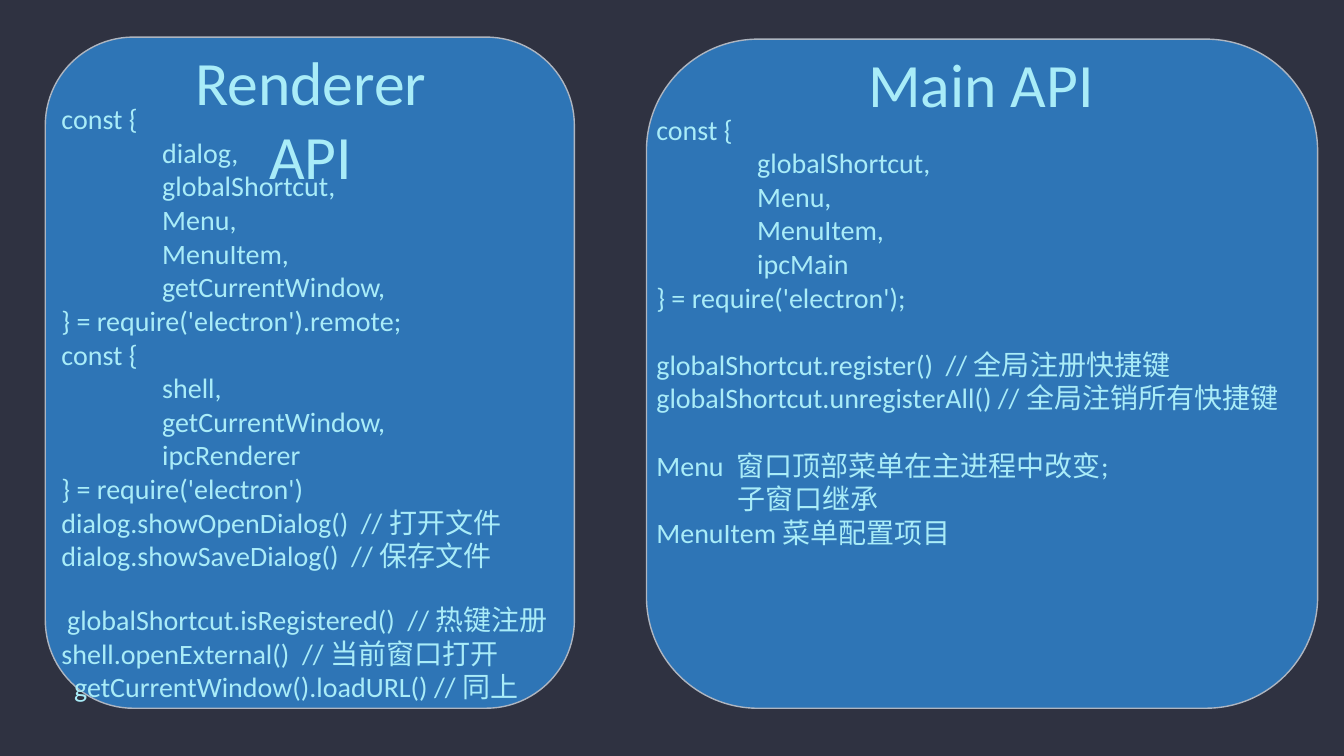
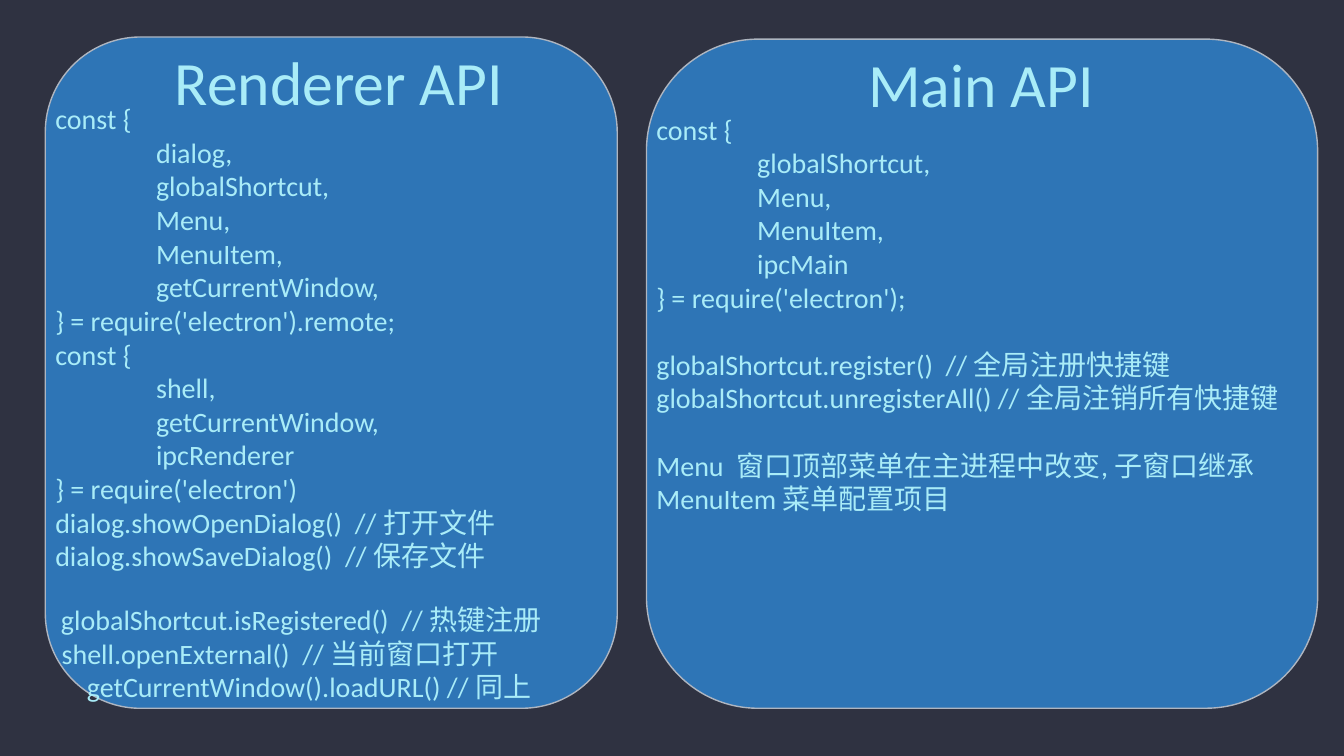
Before and after one commit to admiral20/electron-quick-start, a slide deck: slide 13 of ppt/electron.pptx. Drawn at 1344x756 pixels with LibreOffice and Linux fonts; fonts in the diff are those of the drawing. Boxes give left, top, right and bottom in pixels: in the first picture for what was removed or moved away, otherwise in the second. Text is boxed around its words. In the diff, an @@ line names an element or a change of style, - is before the commit and + after.

```diff
--- a/ppt/electron.pptx
+++ b/ppt/electron.pptx
@@ rounded rectangle resized from (x1=45, y1=37, x2=575, y2=709) to (x1=45, y1=37, x2=617, y2=709) @@
@@ text "Renderer API" rewrapped from (x1=195, y1=62, x2=426, y2=194) to (x1=175, y1=62, x2=503, y2=106) @@
@@ text "const {" rewrapped from (x1=61, y1=111, x2=548, y2=670) to (x1=55, y1=111, x2=542, y2=704) @@
@@ text at (x1=656, y1=452, x2=1255, y2=479): text changed @@
-Menu 窗口顶部菜单在主进程中改变;
-子窗口继承
+Menu 窗口顶部菜单在主进程中改变, 子窗口继承
```
Also in this commit, not shown: 4 other slides changed, 1 slide added, 5 other files.
